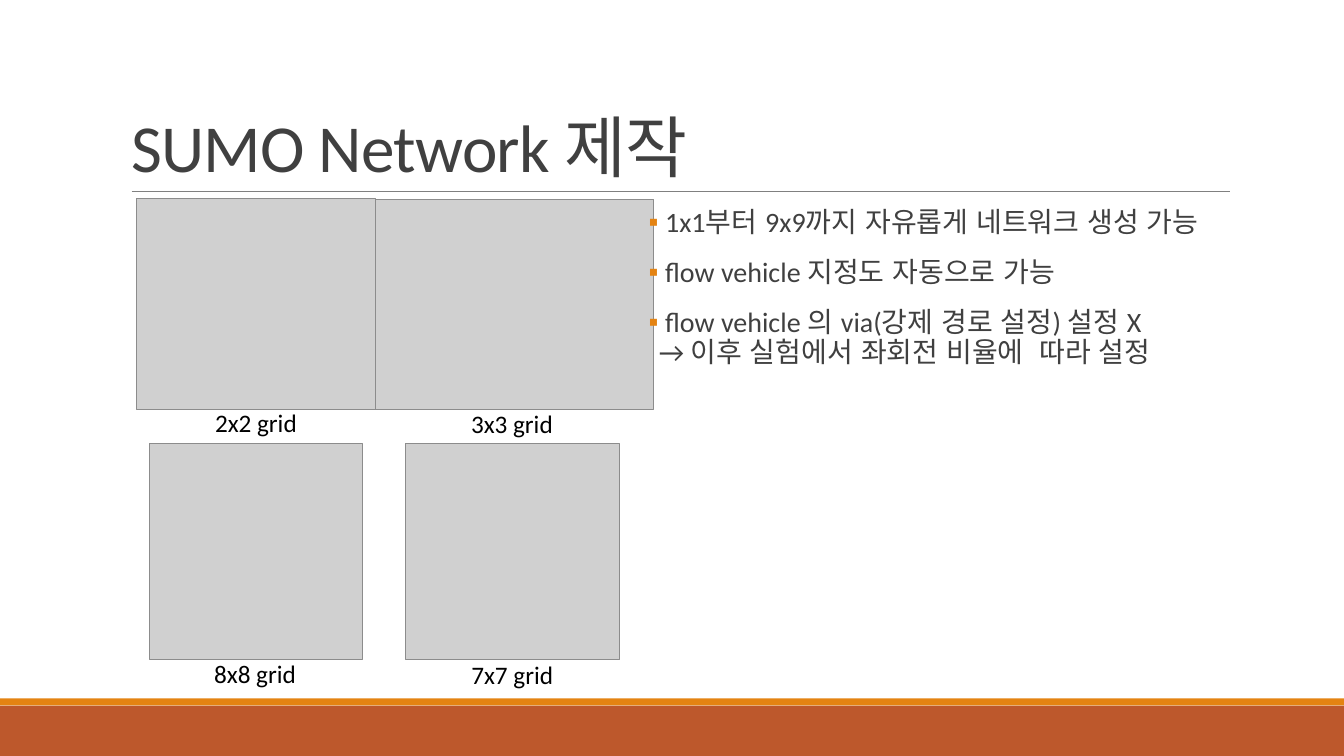
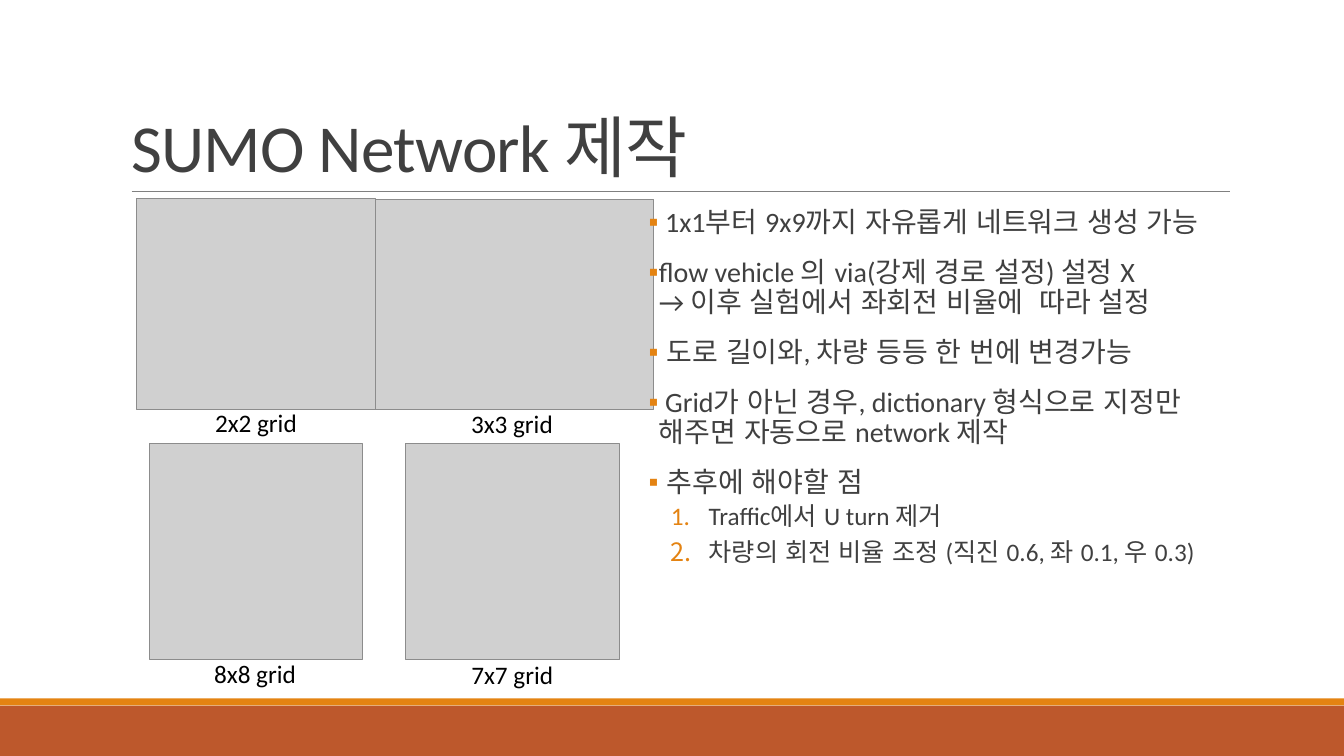
Before and after one commit to 3neutronstar/traffic-optimization_RL, a slide deck: slide 6 of 1st_Seminar(강민수).pptx. Drawn at 1344x756 pixels with LibreOffice and Linux fonts; fonts in the diff are those of the drawing; grey boxes stand for pictures. Boxes give left, top, right and bottom in pixels: in the first picture for what was removed or moved away, otherwise in the second. Text is boxed around its words. In the diff, an @@ line names an element or a change of style, - is before the commit and + after.

```diff
--- a/1st_Seminar(강민수).pptx
+++ b/1st_Seminar(강민수).pptx
@@ text at [665, 259, 1055, 284]: paragraph removed @@
-▪ flow vehicle 지정도 자동으로 가능
@@ text at [659, 339, 1195, 565]: paragraphs added @@
+▪ 도로 길이와, 차량 등등 한 번에 변경가능
+▪ Grid가 아닌 경우, dictionary 형식으로 지정만 해주면 자동으로 network 제작
+▪ 추후에 해야할 점
+  1. Traffic에서 U turn 제거
+  2. 차량의 회전 비율 조정 (직진 0.6, 좌 0.1, 우 0.3)
```
Also in this commit, not shown: 1 other slide changed.
